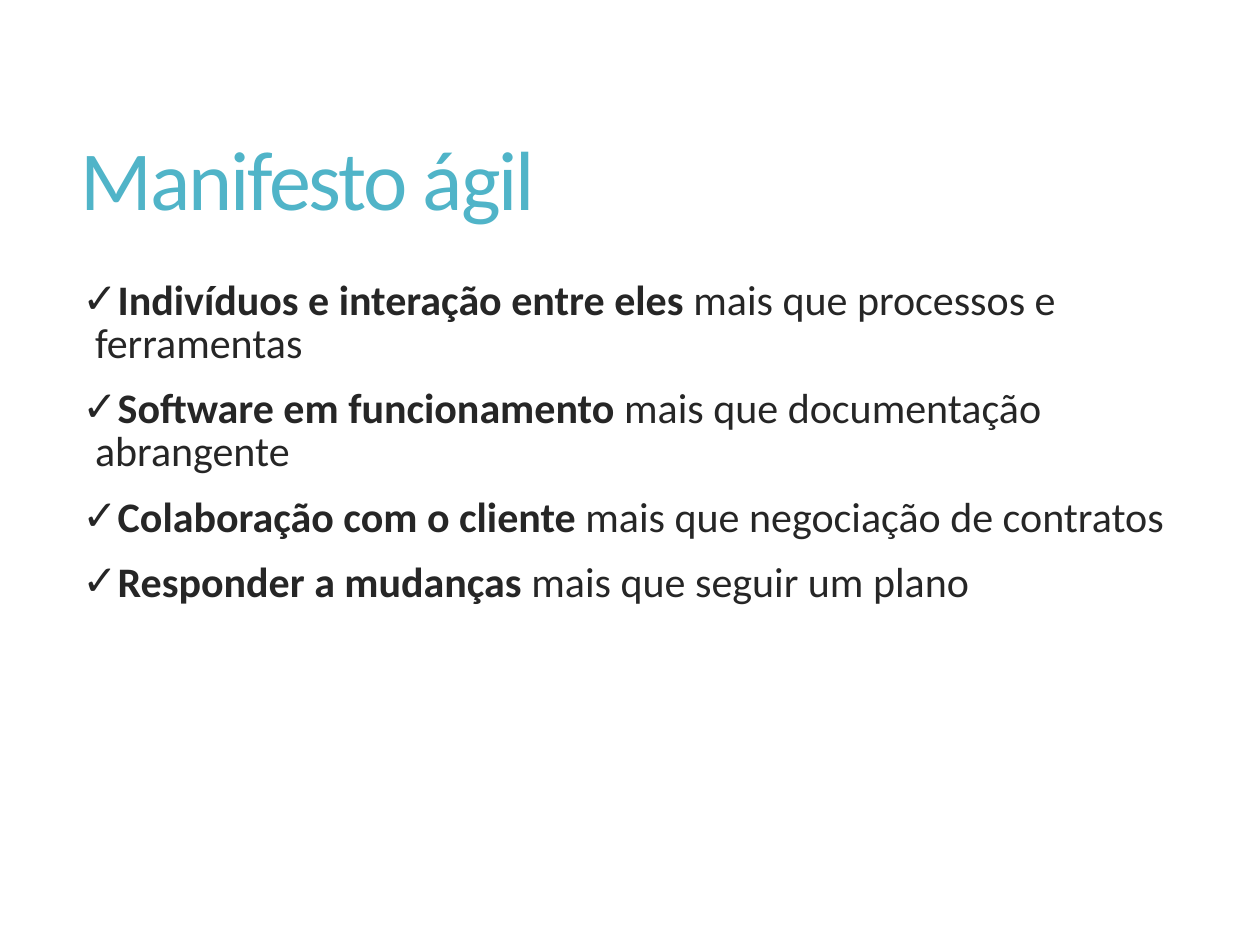
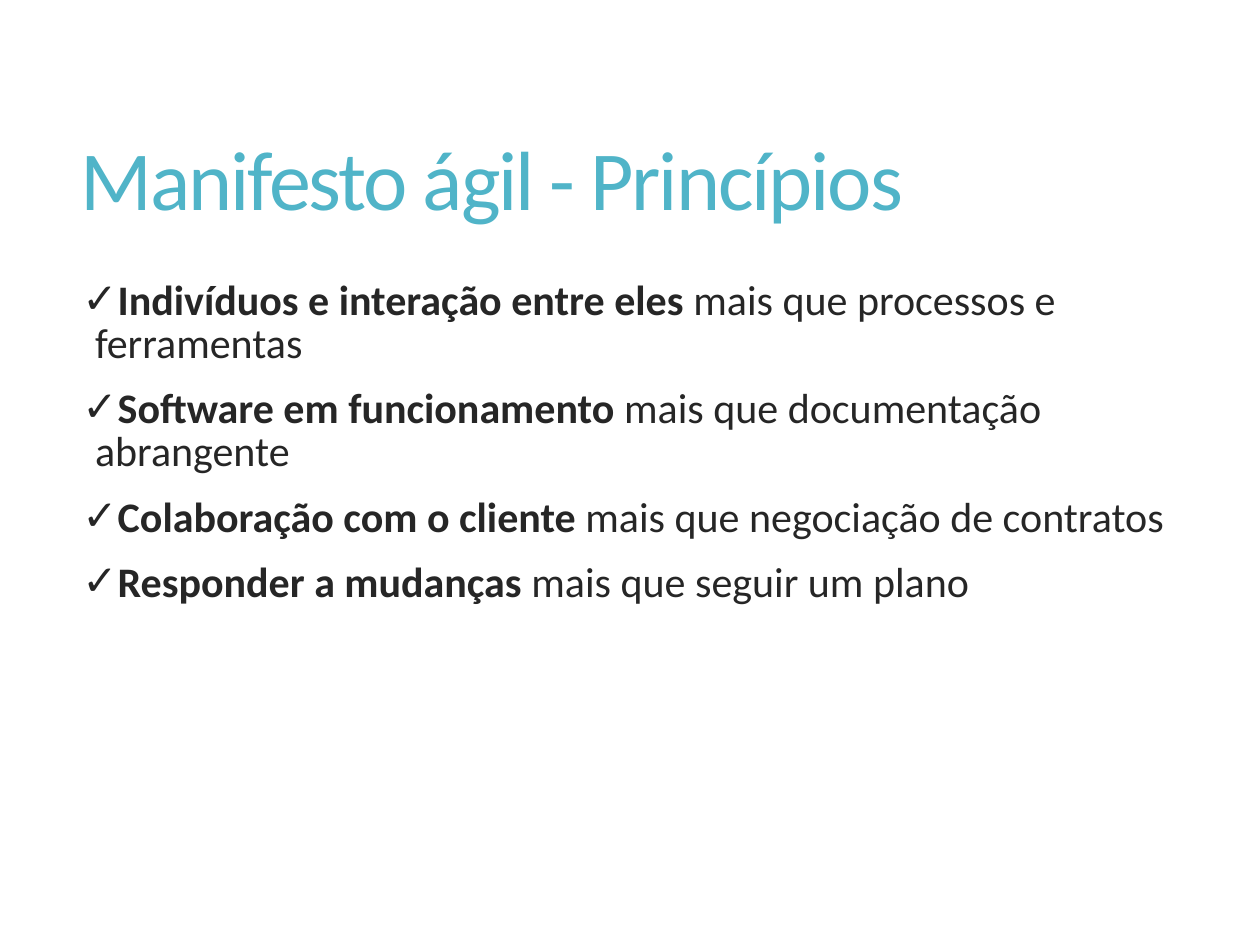
Before and after one commit to Elton-Garbin/TCC-2016, a slide deck: slide 15 of StartIdea/StartIdea.Docs/Apresentacao.pptx (slide 10 before the commit). Drawn at 1260x945 pixels with LibreOffice and Linux fonts; fonts in the diff are those of the drawing. Boxes give left, top, right and bottom in pixels: in the first picture for what was removed or moved away, otherwise in the second. Text is boxed around its words. In the diff, an @@ line names an element or a change of style, - is before the commit and + after.

```diff
--- a/StartIdea/StartIdea.Docs/Apresentacao.pptx
+++ b/StartIdea/StartIdea.Docs/Apresentacao.pptx
@@ title at <box>81,151,903,225</box>: text changed @@
-Manifesto ágil
+Manifesto ágil - Princípios
```
Also in this commit, not shown: 4 other slides changed, 1 slide added, 2 slides removed.
